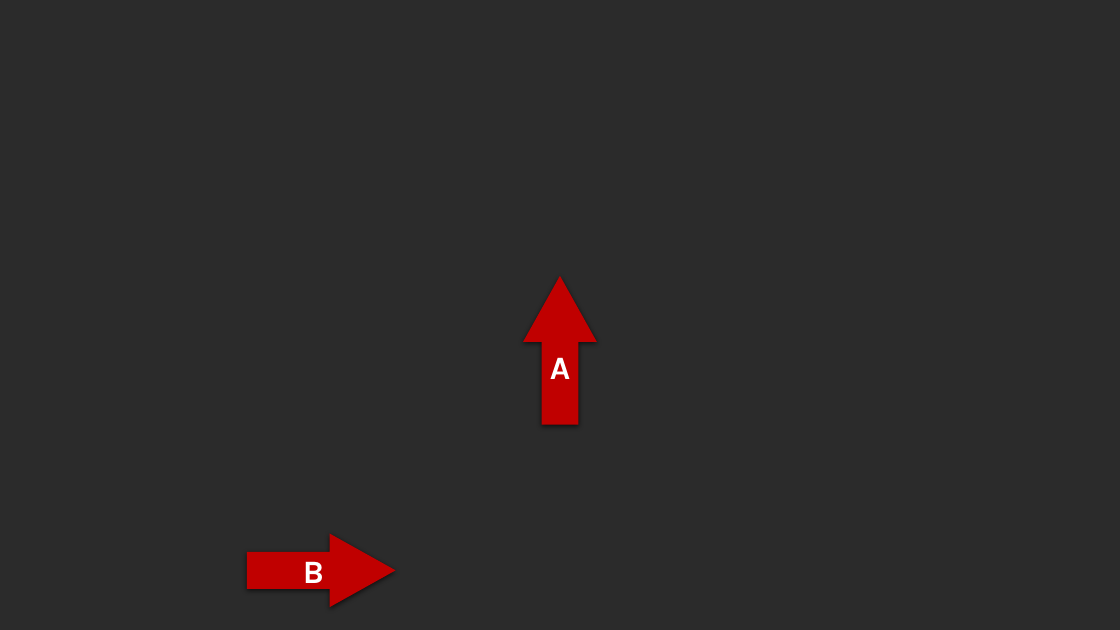
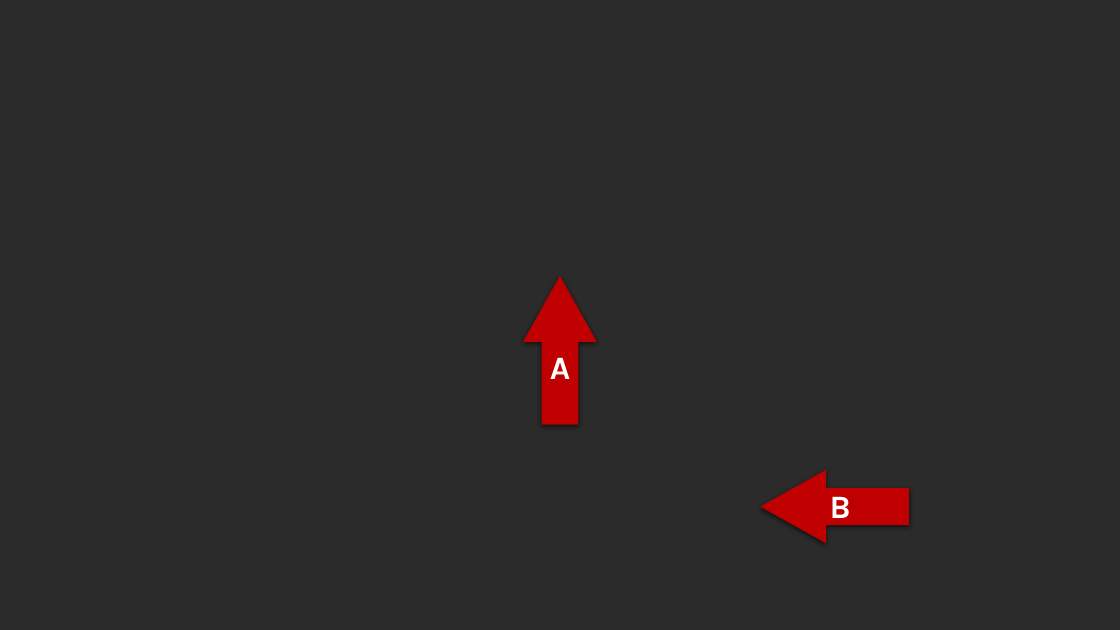
Before and after one commit to ugreg/connected-field-service, a slide deck: slide 2 of imgs/src/step-by-step-imgs.pptx. Drawn at 1120x630 pixels with LibreOffice and Linux fonts; fonts in the diff are those of the drawing; background and template pictures are left out; a plain dark background stands for a picture behind light text. Boxes give left, top, right and bottom in pixels: in the first picture for what was removed or moved away, otherwise in the second. Text is boxed around its words. In the diff, an @@ line names an element or a change of style, - is before the commit and + after.

```diff
--- a/imgs/src/step-by-step-imgs.pptx
+++ b/imgs/src/step-by-step-imgs.pptx
@@ up arrow at <box>761,470,910,544</box>: rotation 90 to 270 degrees @@
@@ text "B": place and size @@
-text "B" at <box>303,561,324,591</box>
+text "B" at <box>830,496,851,527</box>
```
Also in this commit, not shown: 8 slides added, 7 slides removed, 10 other files.
